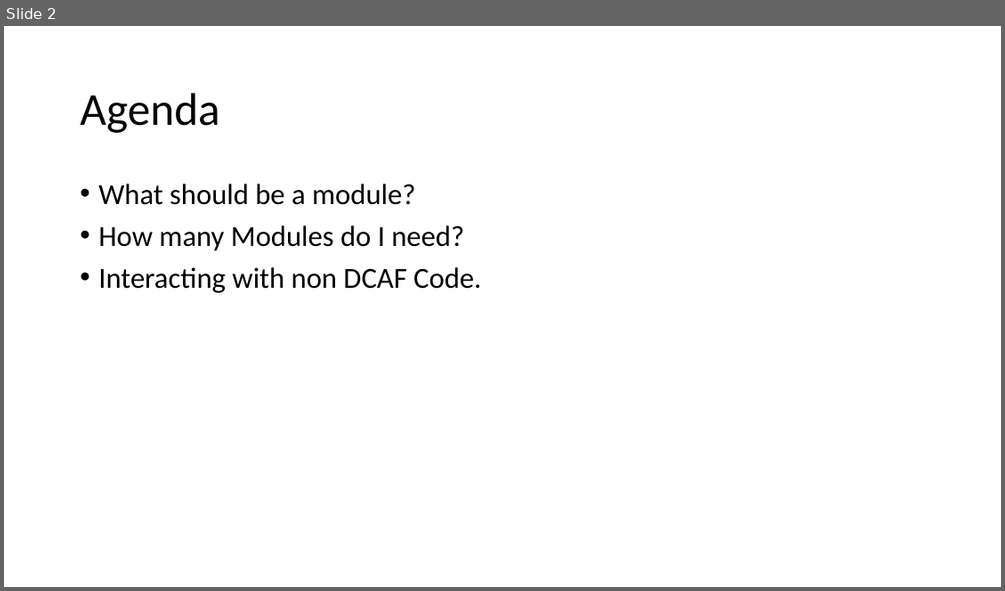
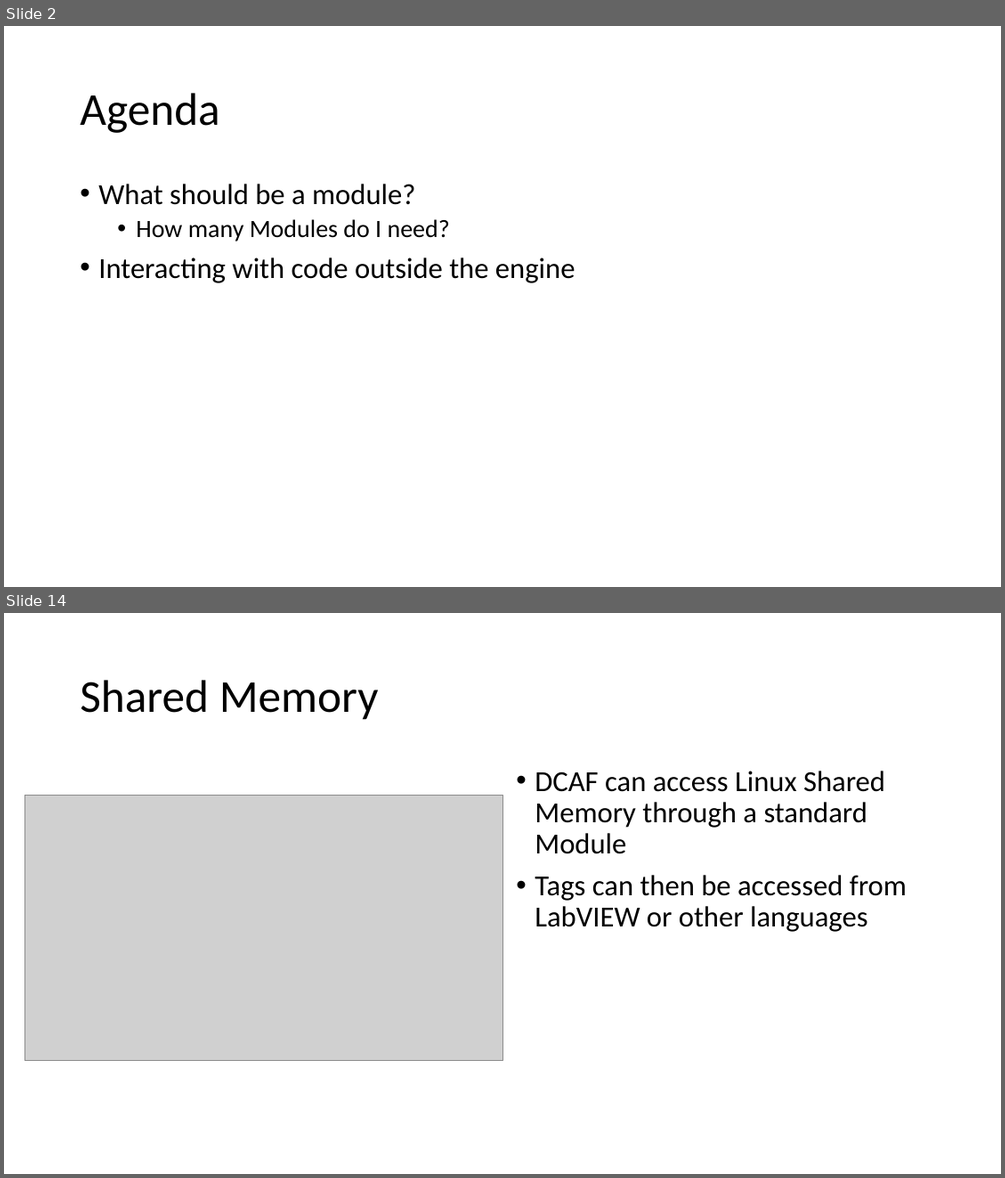
Before and after one commit to LabVIEW-DCAF/Documentation, a slide deck: Trunk/Getting Started Material/DCAF Training/4 Designing an application with DCAF.pptx. Shown one above the other, each under a label of ours: slide 2 before the commit, slides 2 and 14 after it; the slides between them are not shown. The pictures are 1005x591 and 1005x1178 pixels, drawn with LibreOffice and Linux fonts; fonts in the diff are those of the drawing; grey boxes stand for pictures. Boxes give left, top, right and bottom in pixels: in the first picture for what was removed or moved away, otherwise in the second. Text is boxed around its words. In the diff, an @@ line names an element or a change of style, - is before the commit and + after.

```diff
--- a/Trunk/Getting Started Material/DCAF Training/4 Designing an application with DCAF.pptx
+++ b/Trunk/Getting Started Material/DCAF Training/4 Designing an application with DCAF.pptx
@@ slide 14 added at (4, 613, 1001, 1174), background #FFFFFF @@
@@ title added at (80, 680, 379, 720), 44 pt, text #000000 @@
+Shared Memory
@@ text added at (534, 771, 906, 932), 28 pt, text #000000 @@
+• DCAF can access Linux Shared Memory through a standard Module
+• Tags can then be accessed from LabVIEW or other languages
@@ picture added at (25, 795, 502, 1061) @@
@@ slide 2 changed as well @@
@@ text at (136, 219, 450, 241): size 28 to 24 pt in "How many Modules do I need?"; list level 1 to 2 in "How many Modules do I ..." @@
@@ text at (98, 257, 575, 283): text changed @@
-• Interacting with non DCAF Code.
+• Interacting with code outside the engine
```
Also in this commit, not shown: 13 other slides added, 1 slide removed.
